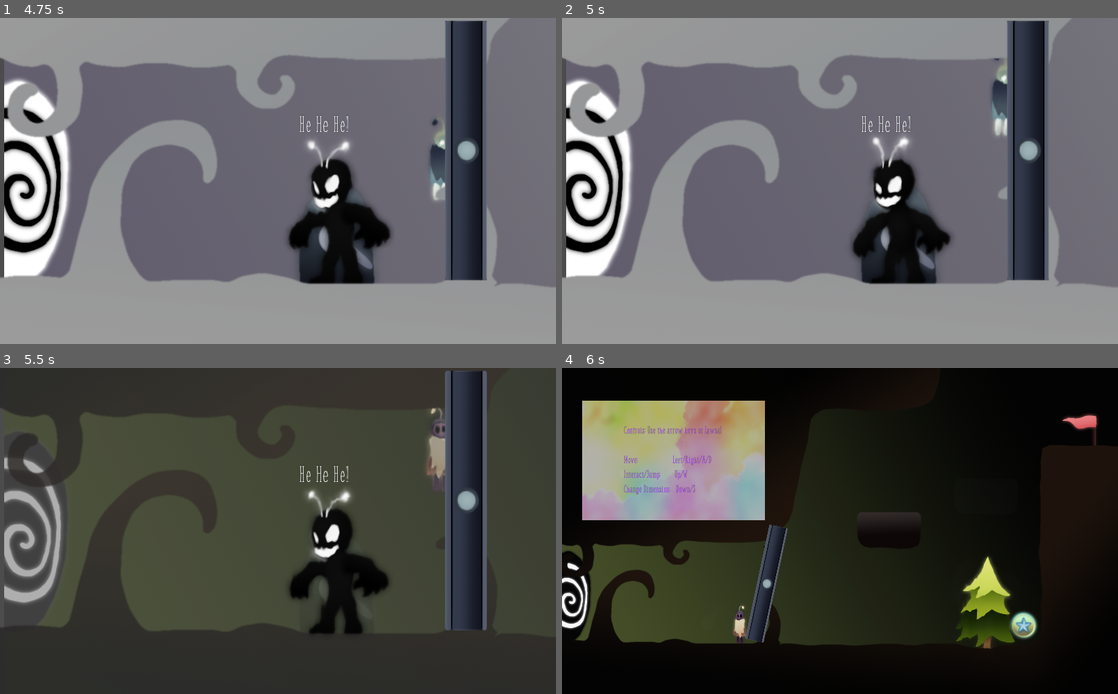
Above: before the commit, frames 1-4 (two rows, left to right).
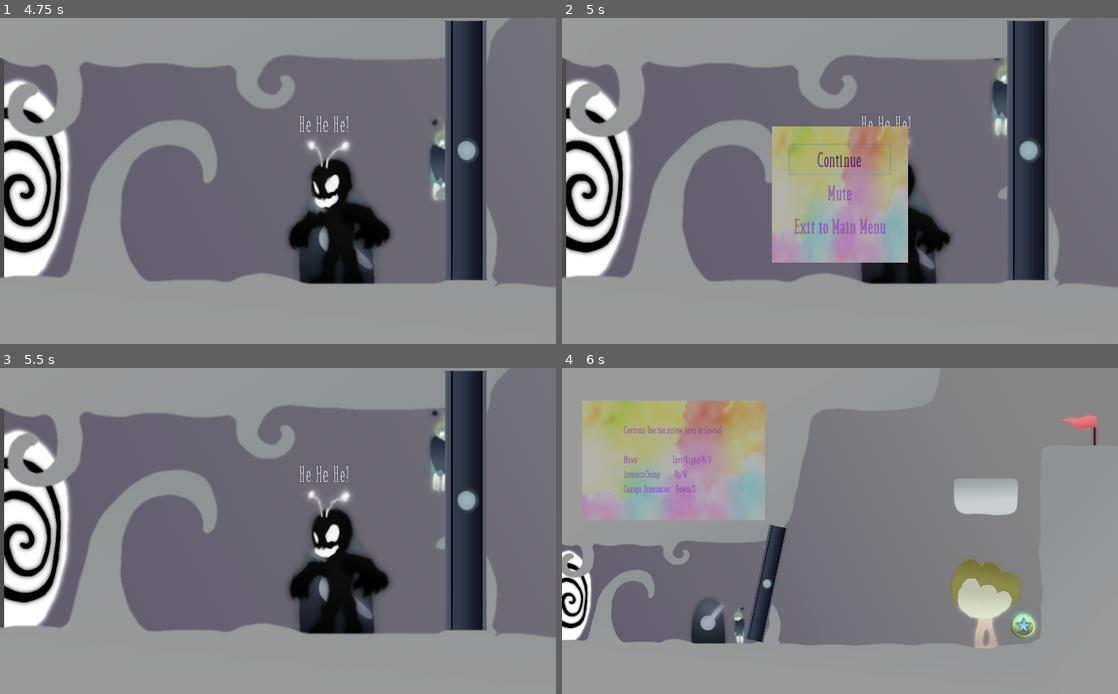
Above: after the commit, the same moments.

Repository: Dimension-Omega/misty-marshes
Game: Godot game, scene res://data/main/Main.tscn
Two runs of this game, one before a commit and one after it. Both use one fixed random seed, a clock stepped at 60 frames per second and the inputs below.
Inputs (mouse positions are in pixels of both pictures, inside the frame that each line leads up to):
- Up to frame 1 (4.75 s): tap Enter (ui_accept) at 0.5 s; hold Right (right) 0.53-1.25 s; hold Space (duality) 0.53-1.25 s; tap Up (jump) at 0.77, 2.27, 3.77, 4.52 s; click "1" at 1.25 s; hold Right (right) 2.03-2.78 s; tap 1 at 2.1 s; hold A (left) 2.78-3.53 s; tap 2 at 2.85 s; hold Right (right) from 3.53 s (still down); tap 5 at 3.6 s; tap 6 at 4.35 s
- Up to frame 2 (5 s): keep holding Right (right); tap Escape (ui_cancel) at 4.9 s
- Up to frame 3 (5.5 s): release Right (right) at 5 s; click (278, 544) at 5 s, where only the run after the commit has a clickable "Mute"
- Up to frame 4 (6 s): hold A (left) from 5.78 s (still down); tap I at 5.85 s

Frame 1 is identical in both runs. In frame 2, 10% of the frame differs, in the area x 37-63%, y 33-76%; in frame 3, 90%, in the area x 0-100%, y 0-100%; in frame 4, 86%.

Commit message:
In game menu

Diff:
--- a/data/main/Main.gd
+++ b/data/main/Main.gd
@@ -23,6 +23,7 @@
 }
 
 export var menu_scene : PackedScene
+export var game_menu_scene : PackedScene
 
 onready var tween : Tween = $Tween
 onready var timer : Timer = $Timer
@@ -57,9 +58,20 @@
 	var mainMenu = mainMenus[0]
 	mainMenu._on_LevelsButton_pressed()
 
+func back_to_main_menu():
+	open_menu()
+	free_level()
+
 func _unhandled_input(event) -> void:
 	if event.is_action_pressed("duality"):
 		set_world('white' if world_color == 'black' else 'black')
+	elif event.is_action_pressed("game_menu") and current_level:
+		var gameMenus = get_tree().get_nodes_in_group('game menu')
+		if gameMenus:
+			return
+		var gameMenu = game_menu_scene.instance()
+		$UILayer.add_child(gameMenu)
+
 
 func _unhandled_key_input(event: InputEventKey) -> void:
 	if event.echo or not event.pressed: return
--- a/data/main/Main.tscn
+++ b/data/main/Main.tscn
@@ -1,8 +1,9 @@
-[gd_scene load_steps=6 format=2]
+[gd_scene load_steps=7 format=2]
 
 [ext_resource path="res://data/main/Main.gd" type="Script" id=1]
 [ext_resource path="res://data/intro/Intro.tscn" type="PackedScene" id=2]
 [ext_resource path="res://data/menu/MainMenu.tscn" type="PackedScene" id=3]
+[ext_resource path="res://data/menu/GameMenu.tscn" type="PackedScene" id=4]
 
 [sub_resource type="Animation" id=1]
 length = 0.001
@@ -37,6 +38,7 @@
 [node name="Main" type="Node" groups=["main"]]
 script = ExtResource( 1 )
 menu_scene = ExtResource( 3 )
+game_menu_scene = ExtResource( 4 )
 
 [node name="Scene" type="Node2D" parent="."]
 
--- /dev/null
+++ b/data/menu/GameMenu.gd
@@ -0,0 +1,18 @@
+extends Control
+
+func _ready():
+	$Panel/Buttons/VBoxContainer/Continue.grab_focus()
+
+func _on_Continue_pressed():
+	queue_free()
+
+func _on_Mute_pressed():
+	queue_free()
+
+func _on_Exit_pressed():
+	var main = get_node_or_null('/root/Main')
+	if not main:
+		printerr('No main scene detected')
+		return
+	main.back_to_main_menu()
+	queue_free()
--- /dev/null
+++ b/data/menu/GameMenu.tscn
@@ -0,0 +1,90 @@
+[gd_scene load_steps=4 format=2]
+
+[ext_resource path="res://data/menu/GameMenu.gd" type="Script" id=1]
+[ext_resource path="res://data/menu/ui_cancel.tres" type="ShortCut" id=2]
+[ext_resource path="res://data/menu/uitheme.tres" type="Theme" id=3]
+
+[node name="GameMenu" type="Control" groups=["game menu"]]
+anchor_right = 1.0
+anchor_bottom = 1.0
+theme = ExtResource( 3 )
+script = ExtResource( 1 )
+__meta__ = {
+"_edit_use_anchors_": false
+}
+
+[node name="Panel" type="Panel" parent="."]
+anchor_left = 0.5
+anchor_top = 0.5
+anchor_right = 0.5
+anchor_bottom = 0.5
+margin_left = -125.0
+margin_top = -100.0
+margin_right = 125.0
+margin_bottom = 150.0
+__meta__ = {
+"_edit_use_anchors_": false
+}
+
+[node name="Buttons" type="Control" parent="Panel"]
+anchor_left = 0.5
+anchor_top = 0.5
+anchor_right = 0.5
+anchor_bottom = 0.5
+margin_left = -20.0
+margin_top = -20.0
+margin_right = 20.0
+margin_bottom = 20.0
+__meta__ = {
+"_edit_use_anchors_": false
+}
+
+[node name="VBoxContainer" type="VBoxContainer" parent="Panel/Buttons"]
+anchor_left = 0.5
+anchor_top = 0.5
+anchor_right = 0.5
+anchor_bottom = 0.5
+margin_left = -93.5
+margin_top = -92.5
+margin_right = 93.5
+margin_bottom = 92.5
+__meta__ = {
+"_edit_use_anchors_": false
+}
+
+[node name="Continue" type="Button" parent="Panel/Buttons/VBoxContainer"]
+margin_right = 187.0
+margin_bottom = 59.0
+focus_neighbour_top = NodePath("../Exit")
+focus_neighbour_bottom = NodePath("../Mute")
+focus_next = NodePath("../Mute")
+focus_previous = NodePath("../Exit")
+shortcut = ExtResource( 2 )
+text = "Continue"
+flat = true
+
+[node name="Mute" type="Button" parent="Panel/Buttons/VBoxContainer"]
+margin_top = 63.0
+margin_right = 187.0
+margin_bottom = 122.0
+focus_neighbour_top = NodePath("../Continue")
+focus_neighbour_bottom = NodePath("../Exit")
+focus_next = NodePath("../Exit")
+focus_previous = NodePath("../Continue")
+text = "Mute"
+flat = true
+
+[node name="Exit" type="Button" parent="Panel/Buttons/VBoxContainer"]
+margin_top = 126.0
+margin_right = 187.0
+margin_bottom = 185.0
+focus_neighbour_top = NodePath("../Mute")
+focus_neighbour_bottom = NodePath("../Continue")
+focus_next = NodePath("../Continue")
+focus_previous = NodePath("../Mute")
+text = "Exit to Main Menu"
+flat = true
+
+[connection signal="pressed" from="Panel/Buttons/VBoxContainer/Continue" to="." method="_on_Continue_pressed"]
+[connection signal="pressed" from="Panel/Buttons/VBoxContainer/Mute" to="." method="_on_Mute_pressed"]
+[connection signal="pressed" from="Panel/Buttons/VBoxContainer/Exit" to="." method="_on_Exit_pressed"]
--- a/data/menu/MainMenu.tscn
+++ b/data/menu/MainMenu.tscn
@@ -33,6 +33,9 @@
 margin_top = -20.0
 margin_right = 20.0
 margin_bottom = 20.0
+__meta__ = {
+"_edit_use_anchors_": false
+}
 
 [node name="VBoxContainer" type="VBoxContainer" parent="Buttons"]
 anchor_left = 0.5
@@ -353,7 +356,8 @@
 
 Move: Left/Right/A/D
 Interact/Jump: Up/W
-Change Dimension: Down/S"
+Change Dimension: Down/S
+Open Menu: Escape"
 align = 1
 valign = 1
 
--- a/data/menu/MainMenuPanel.gd
+++ b/data/menu/MainMenuPanel.gd
@@ -12,6 +12,7 @@
 
 func on_visible() -> void:
 	get_node(on_visible_focus).grab_focus()
+	if name != 'LevelsPanel': return
 	var mainNodes = get_tree().get_nodes_in_group('main')
 	if mainNodes:
 		var main = mainNodes[0]
--- a/project.godot
+++ b/project.godot
@@ -74,6 +74,13 @@
 , Object(InputEventKey,"resource_local_to_scene":false,"resource_name":"","device":0,"alt":false,"shift":false,"control":false,"meta":false,"command":false,"pressed":false,"scancode":0,"physical_scancode":83,"unicode":0,"echo":false,"script":null)
  ]
 }
+game_menu={
+"deadzone": 0.5,
+"events": [ Object(InputEventKey,"resource_local_to_scene":false,"resource_name":"","device":0,"alt":false,"shift":false,"control":false,"meta":false,"command":false,"pressed":false,"scancode":0,"physical_scancode":16777217,"unicode":0,"echo":false,"script":null)
+, Object(InputEventJoypadButton,"resource_local_to_scene":false,"resource_name":"","device":0,"button_index":11,"pressure":0.0,"pressed":false,"script":null)
+, Object(InputEventJoypadButton,"resource_local_to_scene":false,"resource_name":"","device":0,"button_index":10,"pressure":0.0,"pressed":false,"script":null)
+ ]
+}
 
 [layer_names]
 
